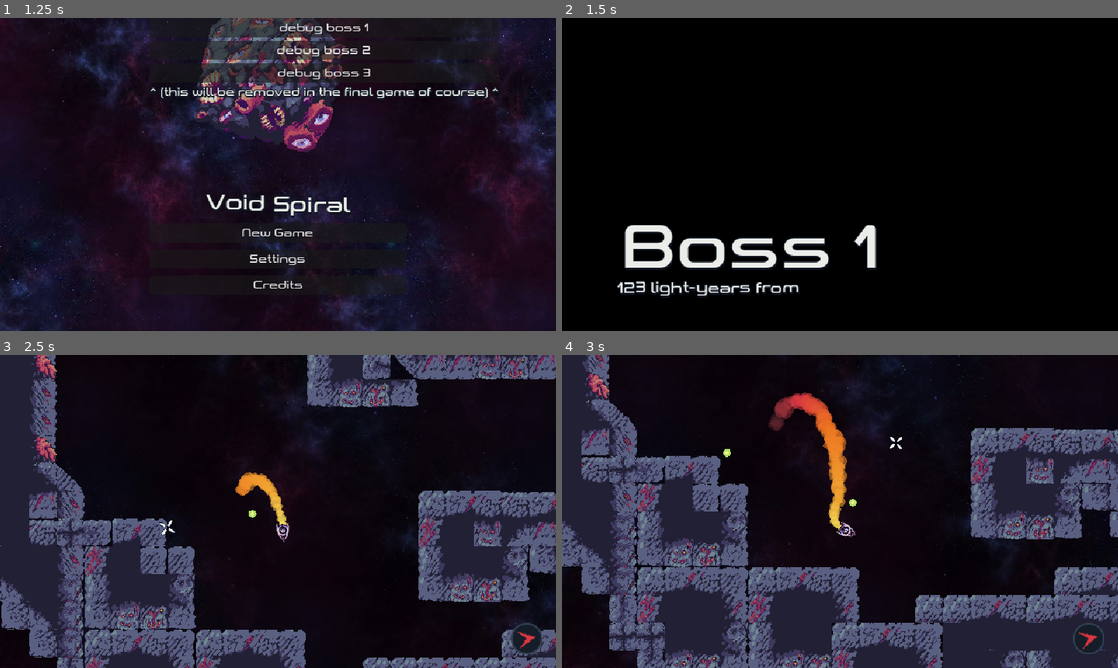
Above: before the commit, frames 1-4 (two rows, left to right).
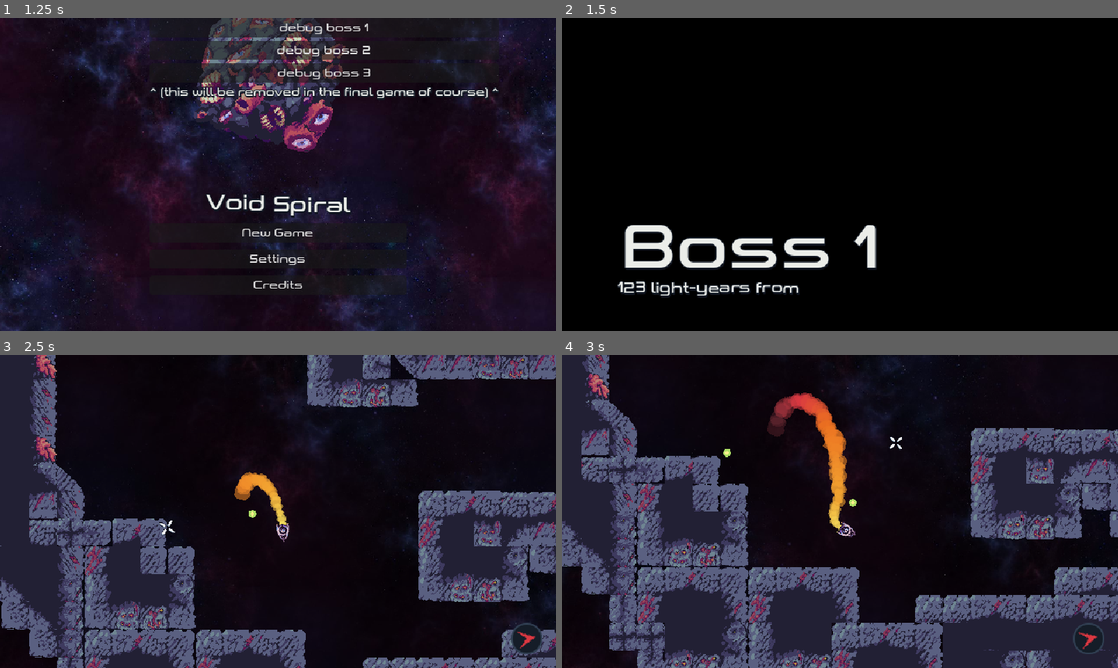
Above: after the commit, the same moments.

Repository: Yoshiip/boss-rush-jam-2024
Game: Godot game, scene res://levels/menu/menu.tscn
Same seed, same stepped clock (60 frames per second), same inputs: the game is played once before the commit and once after it.
Inputs (mouse positions are in pixels of both pictures, inside the frame that each line leads up to):
- Up to frame 1 (1.25 s): tap Enter at 0.5 s; move the mouse to (400, 158) at 0.52 s; press the mouse at (400, 158) at 0.53 s; hold D (move_right) from 0.53 s (still down)
- Up to frame 2 (1.5 s): release D (move_right) at 1.25 s; release the mouse at (962, 158) at 1.25 s; click "debug boss 1" at 1.25 s
- Up to frame 3 (2.5 s): move the mouse to (166, 527) at 2.02 s; hold S (move_down) from 2.03 s (still down); tap Shift (dash) at 2.1 s; click (166, 527) at 2.3 s
- Up to frame 4 (3 s): move the mouse to (895, 442) at 2.77 s; release S (move_down) at 2.78 s; press the mouse at (895, 442) at 2.78 s; hold D (move_right) from 2.78 s (still down)

Frame 1 is identical in both runs. In frame 2, 0.3% of the frame differs, in the area x 9-43%, y 84-89%; in frame 3, less than 0.1%; in frame 4, less than 0.1%.

Commit message:
work on boss 3 and 2

Diff:
--- a/assets/spaceship/spaceship.gd
+++ b/assets/spaceship/spaceship.gd
@@ -33,7 +33,7 @@
 var invicibility_timer := 0.0
 
 
-const SPEEDS := [350, 400, 455, 500, 550]
+const SPEEDS := [360, 400, 455, 500, 550]
 const TURNING := [5,6,7,13,19]
 @onready var acceleration_speed: float = SPEEDS[GameManager.save_data.thrusters]
 @onready var turning_speed: float = TURNING[GameManager.save_data.thrusters]
--- a/levels/fights/first/first_fight.gd
+++ b/levels/fights/first/first_fight.gd
@@ -9,29 +9,37 @@
 		_spawn_enemy("spike_ball", pos)
 	for pos in _get_random_valid_positions(2):
 		_spawn_enemy( "default_eye", pos)
-	spawn_wave(5)
+
 
 
 func _on_core_new_phase(index: int) -> void:
 	super(index)
 	match index:
 		1:
-			_spawn_enemy("spike_ball", _get_random_valid_positions()[0])
+			for pos in _get_random_valid_positions(1):
+				_spawn_enemy("spike_ball", pos)
+			for pos in _get_random_valid_positions(2):
+				_spawn_enemy( "default_eye", pos)
 		2:
+			for pos in _get_random_valid_positions(1):
+				_spawn_enemy("spike_ball", pos)
+			for pos in _get_random_valid_positions(3):
+				_spawn_enemy( "default_eye", pos)
+		3:
 			for pos in _get_random_valid_positions(2):
-				_spawn_enemy("laser_eye", pos)
-				_spawn_enemy("bomber", pos)
-		3:
-			var pos := _get_random_valid_positions(3)
-			_spawn_enemy("laser_eye", pos[0])
-			_spawn_enemy("bomber", pos[1])
-			_spawn_enemy("laser_eye", pos[0])
-			spawn_wave(2)
+				_spawn_enemy("spike_ball", pos)
+			for pos in _get_random_valid_positions(0):
+				_spawn_enemy( "default_eye", pos)
 		4:
-			spawn_wave(4)
-			_spawn_enemy("spike_ball", _get_random_valid_positions()[0])
+			for pos in _get_random_valid_positions(1):
+				_spawn_enemy("spike_ball", pos)
+			for pos in _get_random_valid_positions(5):
+				_spawn_enemy( "default_eye", pos)
 		5:
-			spawn_wave(5)
+			for pos in _get_random_valid_positions(0):
+				_spawn_enemy("spike_ball", pos)
+			for pos in _get_random_valid_positions(2):
+				_spawn_enemy( "default_eye", pos)
 			pass
 
 func _process(delta: float) -> void:
@@ -39,4 +47,11 @@
 
 func spawn_wave(count: int) -> void:
 	for pos in _get_random_valid_positions(count):
-		_spawn_enemy("", pos)
+		_spawn_enemy("default_eye", pos)
+
+
+func spawn_spikes(num : float) -> void:
+	for pos in _get_random_valid_positions(num):
+		var spike = SPIKE_BALL.instantiate()
+		spike.position = pos
+		planet.add_child(spike)
--- a/levels/fights/first/first_fight.tscn
+++ b/levels/fights/first/first_fight.tscn
@@ -23,13 +23,13 @@
 position = Vector2(-168, 584)
 
 [node name="3" type="Marker2D" parent="BossPositions"]
-position = Vector2(-448, -32)
+position = Vector2(-33, -40)
 
 [node name="4" type="Marker2D" parent="BossPositions"]
 position = Vector2(-184, -616)
 
 [node name="5" type="Marker2D" parent="BossPositions"]
-position = Vector2(-280, 490)
+position = Vector2(343, -756)
 
 [node name="Spaceship" parent="." instance=ExtResource("2_cpcr3")]
 position = Vector2(-1696, 256)
@@ -49,3 +49,39 @@
 [node name="TileMapLayer" type="TileMapLayer" parent="Planet" groups=["Obstacle"]]
 tile_map_data = PackedByteArray("AAD2//j/AQACAAMAAAD2//n/AQACAAMAAAD3//n/AQABAAEAAAD4//n/AQADAAIAAAD4//r/AQABAAIAAAD5// …(2800 unchanged characters)…
 tile_set = ExtResource("11_a8hgq")
+
+[node name="Spawn_Point" type="Node2D" parent="Planet" groups=["EnemySpawnpoint"]]
+position = Vector2(-177, -219)
+
+[node name="Spawn_Point2" type="Node2D" parent="Planet" groups=["EnemySpawnpoint"]]
+position = Vector2(94, 155)
+
+[node name="Spawn_Point3" type="Node2D" parent="Planet" groups=["EnemySpawnpoint"]]
+position = Vector2(98, -174)
+
+[node name="Spawn_Point4" type="Node2D" parent="Planet" groups=["EnemySpawnpoint"]]
+position = Vector2(-294, -57)
+
+[node name="Spawn_Point5" type="Node2D" parent="Planet" groups=["EnemySpawnpoint"]]
+position = Vector2(-155, -563)
+
+[node name="Spawn_Point6" type="Node2D" parent="Planet" groups=["EnemySpawnpoint"]]
+position = Vector2(381, -223)
+
+[node name="Spawn_Point7" type="Node2D" parent="Planet" groups=["EnemySpawnpoint"]]
+position = Vector2(60, 245)
+
+[node name="Spawn_Point8" type="Node2D" parent="Planet" groups=["EnemySpawnpoint"]]
+position = Vector2(-162, 525)
+
+[node name="Spawn_Point9" type="Node2D" parent="Planet" groups=["EnemySpawnpoint"]]
+position = Vector2(-524, 4)
+
+[node name="Spawn_Point10" type="Node2D" parent="Planet" groups=["EnemySpawnpoint"]]
+position = Vector2(-5, -680)
+
+[node name="Spawn_Point11" type="Node2D" parent="Planet" groups=["EnemySpawnpoint"]]
+position = Vector2(446, -645)
+
+[node name="Spawn_Point12" type="Node2D" parent="Planet" groups=["EnemySpawnpoint"]]
+position = Vector2(-721, 144)
--- a/resources/bosses/first_boss.tres
+++ b/resources/bosses/first_boss.tres
@@ -18,10 +18,10 @@
 contact_damage = 1
 phases = Array[float]([0.9, 0.8, 0.6, 0.4, 0.2])
 eye_num = Array[float]([2.0, 2.0, 2.0, 2.0, 2.0, 2.0])
-fire_rate = Array[float]([1500.0, 18.0, 40.0, 5.0, 10.0, 10.0])
+fire_rate = Array[float]([10.0, 18.0, 5.0, 5.0, 10.0, 5.0])
 spc_chance = Array[float]([0.0, 0.0, 0.0, 0.0, 0.0, 0.0])
 accur = Array[float]([0.35, 0.35, 0.35, 0.35, 0.35, 0.35])
 bullet_speed = Array[float]([1.0, 1.0, 1.0, 1.0, 1.0, 1.0])
-spin_speed = Array[float]([0.1, -0.12, 0.15, -0.2, -0.25, 0.3])
+spin_speed = Array[float]([0.1, -0.12, 0.15, -0.36, 0.25, -0.2])
 circle_bullet_fire = Array[float]([12.0, 12.0, 12.0, 12.0, 12.0, 12.0])
 spike_num = Array[float]([0.0, 0.0, 0.0, 0.0, 0.0, 0.0])
